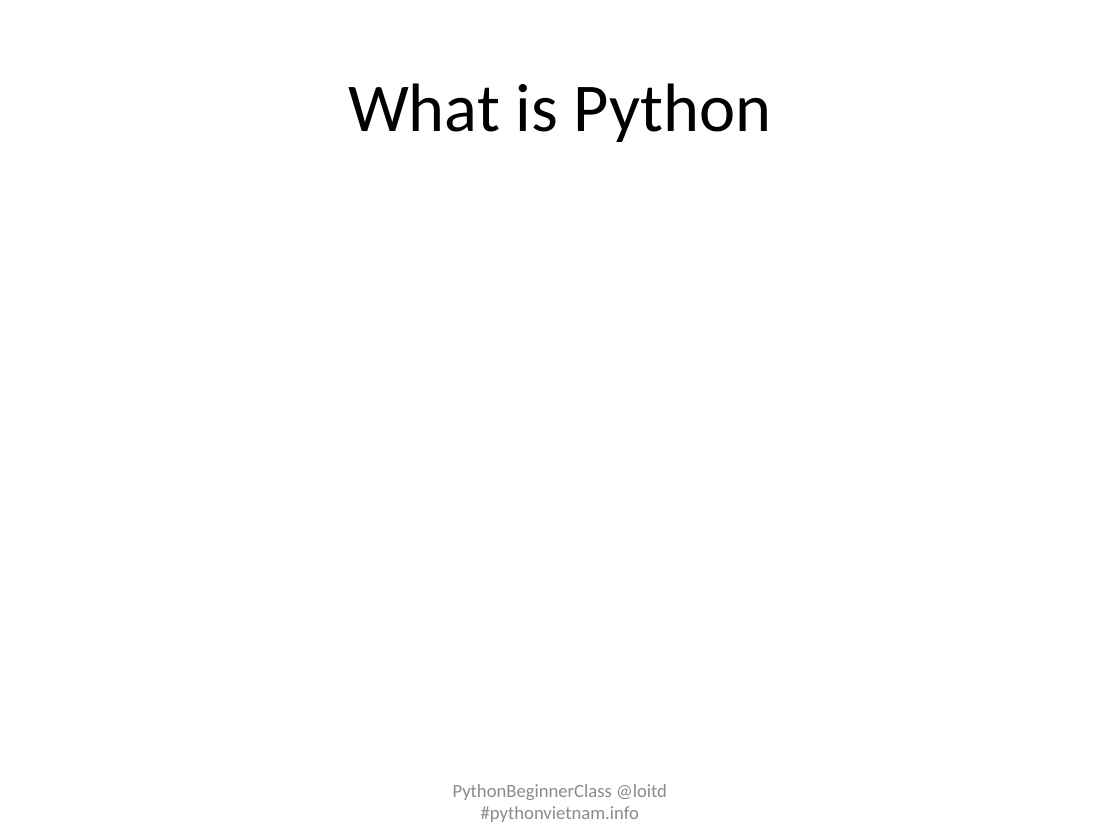
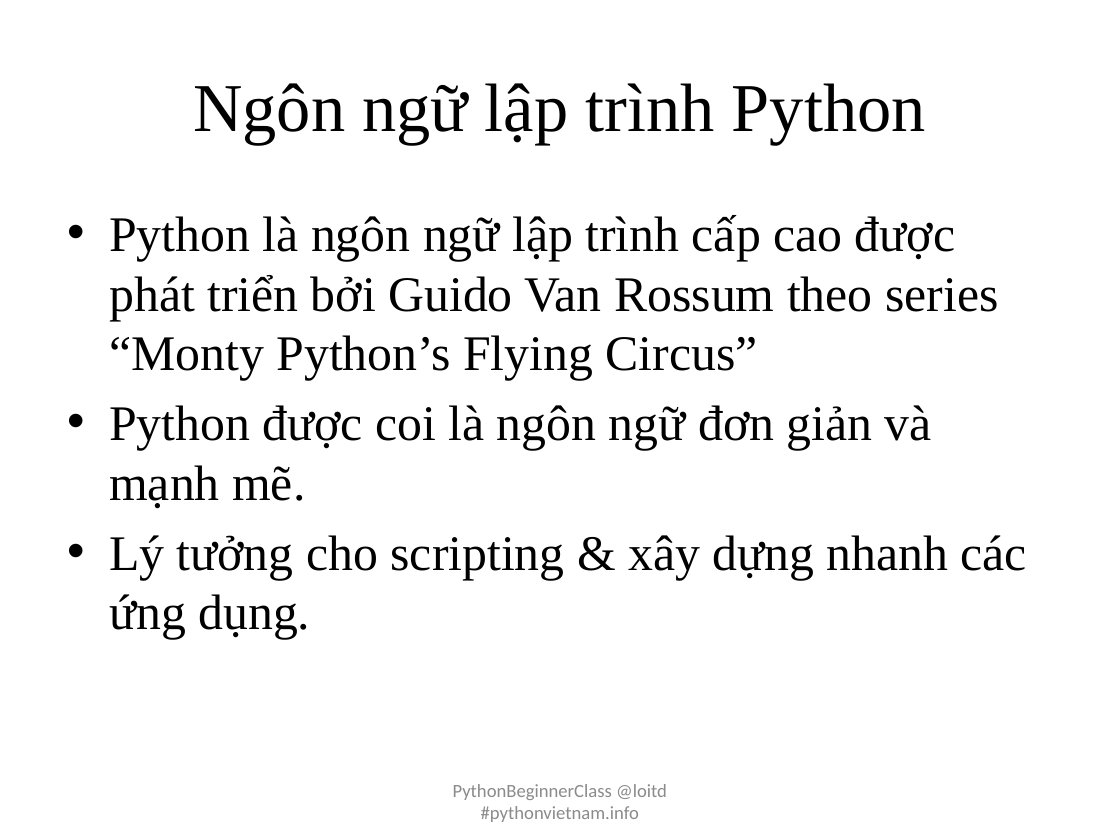
Before and after one commit to pythonvietnam/pbc032015, a slide deck: slide 8 of pbc-day-01-introduction.pptx (slide 7 before the commit). Drawn at 1120x840 pixels with LibreOffice and Linux fonts; fonts in the diff are those of the drawing. Boxes give left, top, right and bottom in pixels: in the first picture for what was removed or moved away, otherwise in the second. Text is boxed around its words. In the diff, an @@ line names an element or a change of style, - is before the commit and + after.

```diff
--- a/pbc-day-01-introduction.pptx
+++ b/pbc-day-01-introduction.pptx
@@ title at (193,83,926,144): text changed; font Calibri to Times New Roman @@
-What is Python
+Ngôn ngữ lập trình Python
@@ text added at (109,215,1027,639), 32 pt, text #000000 @@
+• Python là ngôn ngữ lập trình cấp cao được phát triển bởi Guido Van Rossum theo series “Monty Python’s Flying Circus”
+• Python được coi là ngôn ngữ đơn giản và mạnh mẽ.
+• Lý tưởng cho scripting & xây dựng nhanh các ứng dụng.
```
Also in this commit, not shown: 12 other slides changed, 6 slides added, 2 slides removed, 1 other file.
